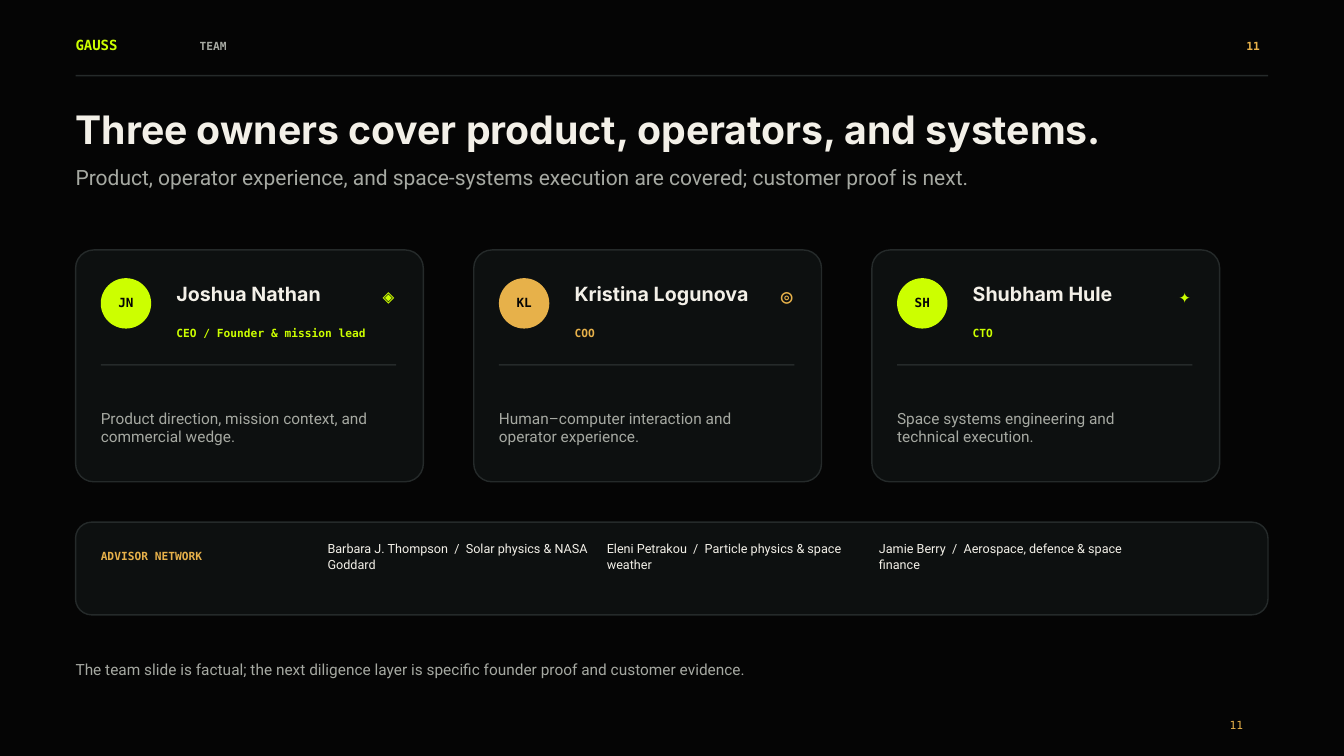
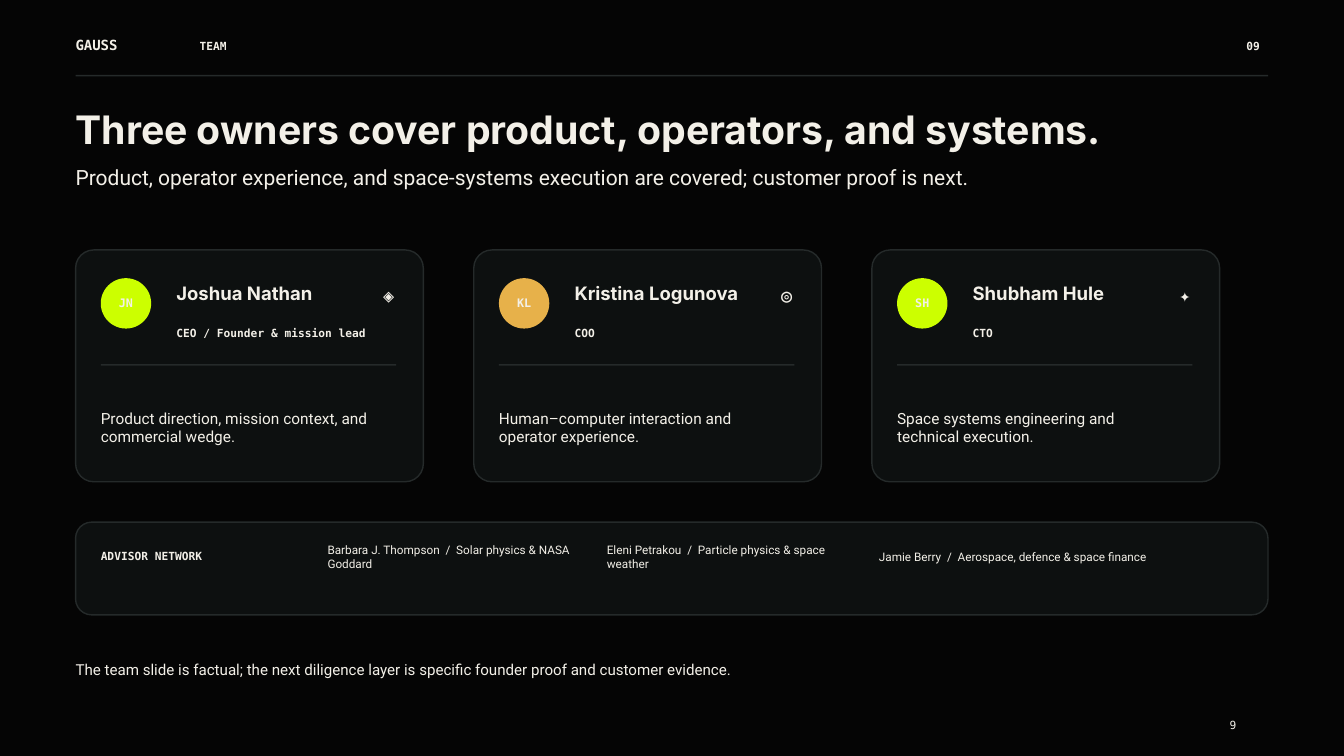
Before and after one commit to Pallas117/Gauss-Aurora.0-, a slide deck: slide 9 of reports/presentation/Gauss_Aurora_Investor_Deck_pptxgenjs.pptx (slide 11 before the commit). Drawn at 1344x756 pixels with LibreOffice and Linux fonts; fonts in the diff are those of the drawing; background and template pictures are left out. Boxes give left, top, right and bottom in pixels: in the first picture for what was removed or moved away, otherwise in the second. Text is boxed around its words. In the diff, an @@ line names an element or a change of style, - is before the commit and + after.

```diff
--- a/reports/presentation/Gauss_Aurora_Investor_Deck_pptxgenjs.pptx
+++ b/reports/presentation/Gauss_Aurora_Investor_Deck_pptxgenjs.pptx
@@ text at (1246, 42, 1259, 50): text changed; text colour #E7B14A to #F3F0E8 @@
-11
+09
@@ text "◈" at (376, 284, 401, 307): size 14 to 13.2 pt, text colour #CCFF00 to #F3F0E8 @@
@@ text "◎" at (774, 284, 800, 307): size 14 to 13.2 pt, text colour #E7B14A to #F3F0E8 @@
@@ size 9 to 8.4 pt, text colour #050505 to #F3F0E8 in 3 elements at (119, 298, 133, 307), (517, 298, 531, 307), (915, 298, 929, 307) @@
@@ size 14 to 13.2 pt in 3 elements at (176, 286, 312, 300), (575, 286, 738, 304), (973, 286, 1104, 300) @@
@@ text "✦" at (1173, 284, 1198, 307): size 14 to 13.2 pt, text colour #CCFF00 to #F3F0E8 @@
@@ text "COO" at (575, 329, 595, 337): text colour #E7B14A to #F3F0E8 @@
@@ text colour #CCFF00 to #F3F0E8 in 3 elements at (76, 39, 118, 50), (176, 328, 366, 337), (973, 328, 993, 337) @@
@@ text colour #A6A9A2 to #F3F0E8 in 5 elements at (200, 42, 227, 50), (76, 169, 968, 190), (101, 412, 368, 445), (499, 412, 732, 445), (897, 412, 1115, 442) @@
@@ text "ADVISOR NETWORK" at (101, 551, 202, 560): text colour #E7B14A to #F3F0E8 @@
@@ size 9 to 8.4 pt in 3 elements at (328, 545, 570, 568), (607, 545, 825, 568), (879, 552, 1146, 564) @@
@@ text "The team slide is factual; ..." at (76, 663, 731, 679): size 11 to 10.8 pt, text colour #A6A9A2 to #F3F0E8 @@
@@ page number at (1230, 720, 1237, 729): text changed; text colour #E7B14A to #F3F0E8 @@
-11
+9
```
Also in this commit, not shown: 8 other slides changed, 2 slides added, 5 slides removed.
